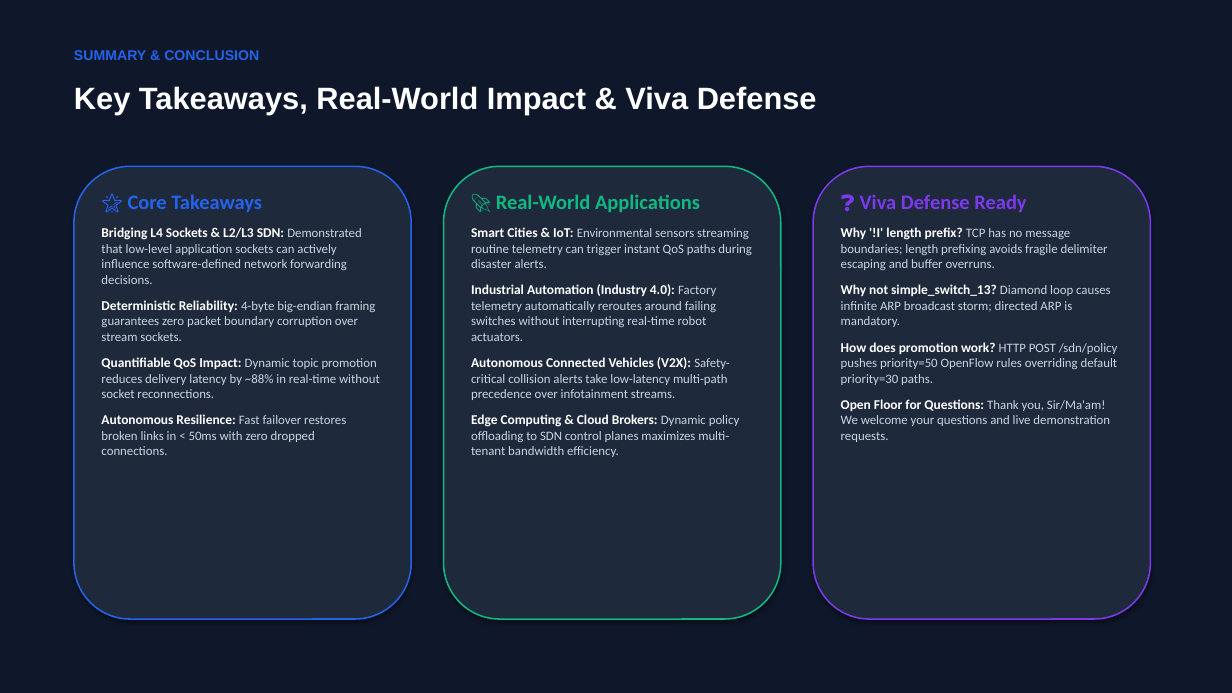
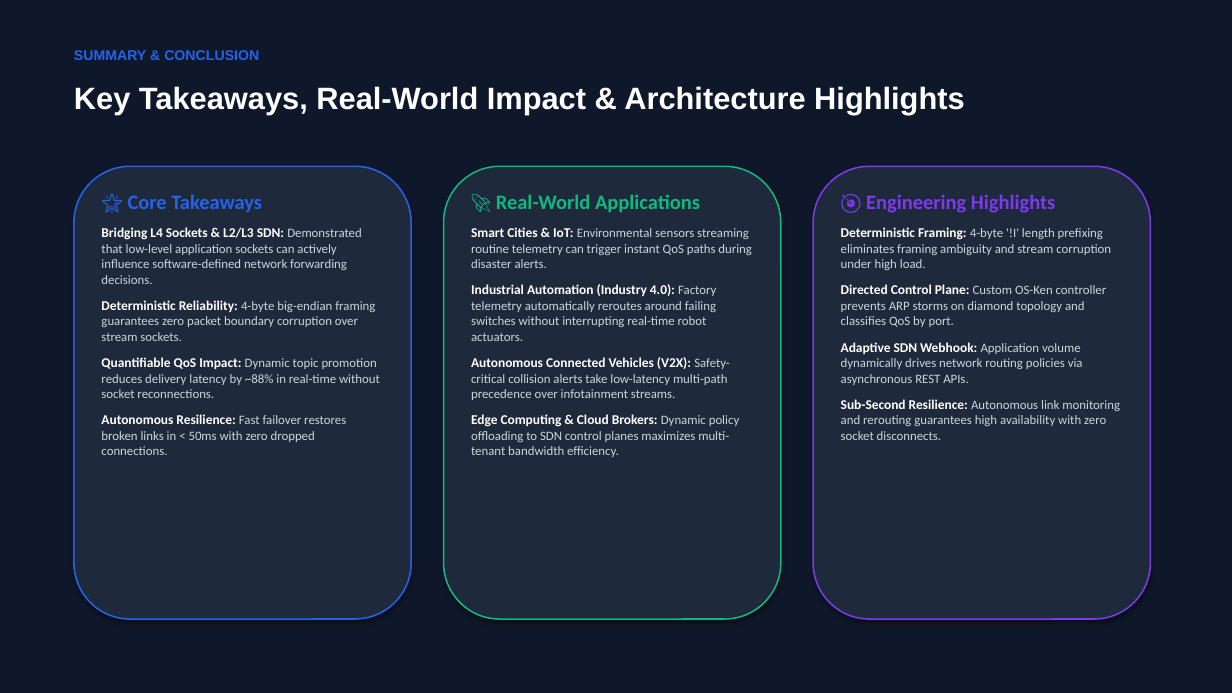
Before and after one commit to chandrugworkspace/sdn-tcp-pubsub, a slide deck: slide 12 of SDN_TCP_PubSub_Presentation.pptx. Drawn at 1232x693 pixels with LibreOffice and Linux fonts; fonts in the diff are those of the drawing. Boxes give left, top, right and bottom in pixels: in the first picture for what was removed or moved away, otherwise in the second. Text is boxed around its words. In the diff, an @@ line names an element or a change of style, - is before the commit and + after.

Commit message:
docs: remove all viva question formats from README, report, and presentation slides

```diff
--- a/SDN_TCP_PubSub_Presentation.pptx
+++ b/SDN_TCP_PubSub_Presentation.pptx
@@ text at (x1=74, y1=86, x2=964, y2=114): text changed @@
-Key Takeaways, Real-World Impact & Viva Defense
+Key Takeaways, Real-World Impact & Architecture Highlights
@@ text at (x1=841, y1=194, x2=1120, y2=440): text changed @@
-❓ Viva Defense Ready
-Why '!I' length prefix? TCP has no message boundaries; length prefixing avoids fragile delimiter escaping and buffer overruns.
-Why not simple_switch_13? Diamond loop causes infinite ARP broadcast storm; directed ARP is mandatory.
-How does promotion work? HTTP POST /sdn/policy pushes priority=50 OpenFlow rules overriding default priority=30 paths.
-Open Floor for Questions: Thank you, Sir/Ma'am! We welcome your questions and live demonstration requests.
+🎯 Engineering Highlights
+Deterministic Framing: 4-byte '!I' length prefixing eliminates framing ambiguity and stream corruption under high load.
+Directed Control Plane: Custom OS-Ken controller prevents ARP storms on diamond topology and classifies QoS by port.
+Adaptive SDN Webhook: Application volume dynamically drives network routing policies via asynchronous REST APIs.
+Sub-Second Resilience: Autonomous link monitoring and rerouting guarantees high availability with zero socket disconnects.
```
Also in this commit, not shown: 2 other slides changed, 5 other files.
